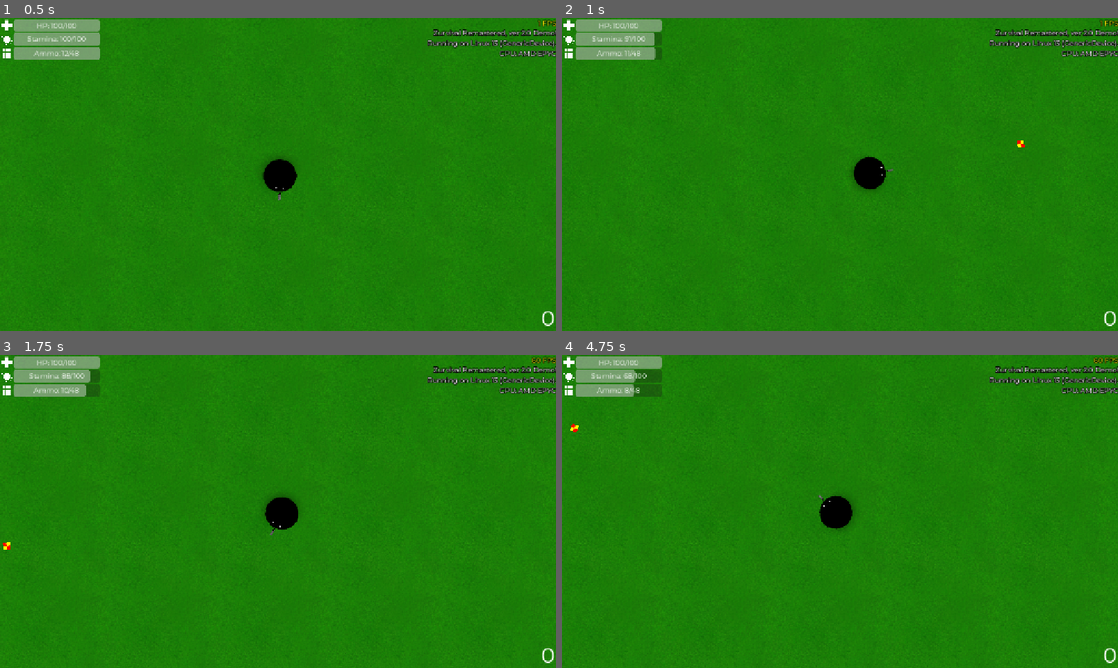
Above: before the commit, frames 1-4 (two rows, left to right).
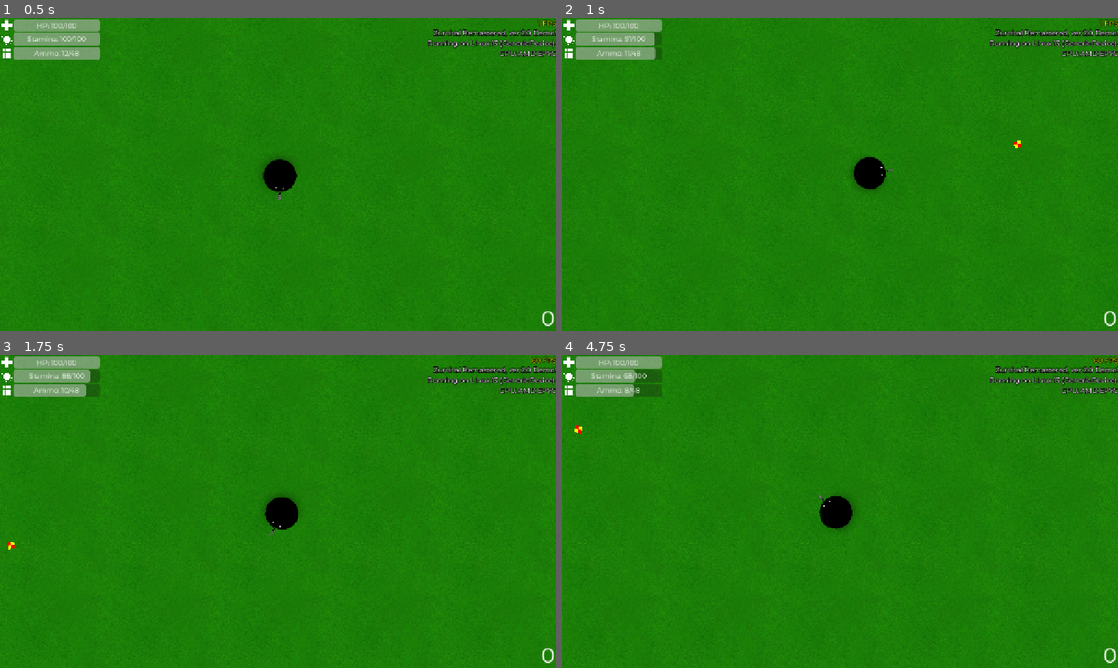
Above: after the commit, the same moments.

Repository: klodskateam/zurvival-remastered
Game: Godot game, scene res://game.tscn
The game is run twice, just before and just after one commit, with the same random seed, the same clock (stepped at 60 frames per second) and the same inputs. This scene is started directly instead of the project's main scene.
Inputs (mouse positions are in pixels of both pictures, inside the frame that each line leads up to):
- Up to frame 1 (0.5 s): no input
- Up to frame 2 (1 s): tap Enter at 0.5 s; move the mouse to (962, 158) at 0.52 s; hold D (right) from 0.53 s (still down); hold Shift (run) from 0.53 s (still down); click (962, 158) at 0.67 s
- Up to frame 3 (1.75 s): release D (right) at 1.25 s; release Shift (run) at 1.25 s; drag from (166, 527) to (250, 574) at 1.27 s
- Up to frame 4 (4.75 s): move the mouse to (895, 442) at 2.02 s; hold D (right) 2.03-2.75 s; hold Shift (run) 2.03-2.75 s; drag from (812, 574) to (673, 464) at 2.77 s; tap Space (reload) at 3.5, 4.15 s; move the mouse to (1006, 558) at 3.52 s; hold A (left) 3.53-4.25 s; hold Shift (run) 3.53-4.25 s; drag from (673, 464) to (756, 433) at 4.27 s

Frame 1 is identical in both runs. In frame 2, less than 0.1% of the frame differs, in the area x 81-84%, y 39-42%; in frame 3, less than 0.1%; in frame 4, less than 0.1%, in the area x 1-4%, y 22-26%.
Error in both runs: Invalid type in function 'set_locale' in base 'TranslationServer'. Cannot convert argument 1 from Nil to String. (res://global.gd:24)

Commit message:
полезные изменения™️

Diff:
--- a/bullet.gd
+++ b/bullet.gd
@@ -1,6 +1,6 @@
 extends RigidBody2D
 
-const SPEED = 1450
+const SPEED = 1425
 const DAMAGE = 100
 
 func _physics_process(delta):
--- a/game.tscn
+++ b/game.tscn
@@ -16,6 +16,7 @@
 script = ExtResource("1_6olua")
 
 [node name="grass" type="Sprite2D" parent="."]
+z_index = -3
 texture_repeat = 2
 scale = Vector2(0.5, 0.5)
 texture = ExtResource("1_ictw6")
--- a/medkit.tscn
+++ b/medkit.tscn
@@ -11,11 +11,13 @@
 script = ExtResource("1_kvb0d")
 
 [node name="Sprite2D" type="Sprite2D" parent="."]
+z_index = -1
 position = Vector2(-2.27374e-13, -2.38419e-07)
 scale = Vector2(0.3, 0.3)
 texture = ExtResource("1_krsd0")
 
 [node name="CollisionShape2D" type="CollisionShape2D" parent="."]
+z_index = 1
 shape = SubResource("CircleShape2D_ryj3i")
 
 [connection signal="body_entered" from="." to="." method="_on_body_entered"]
